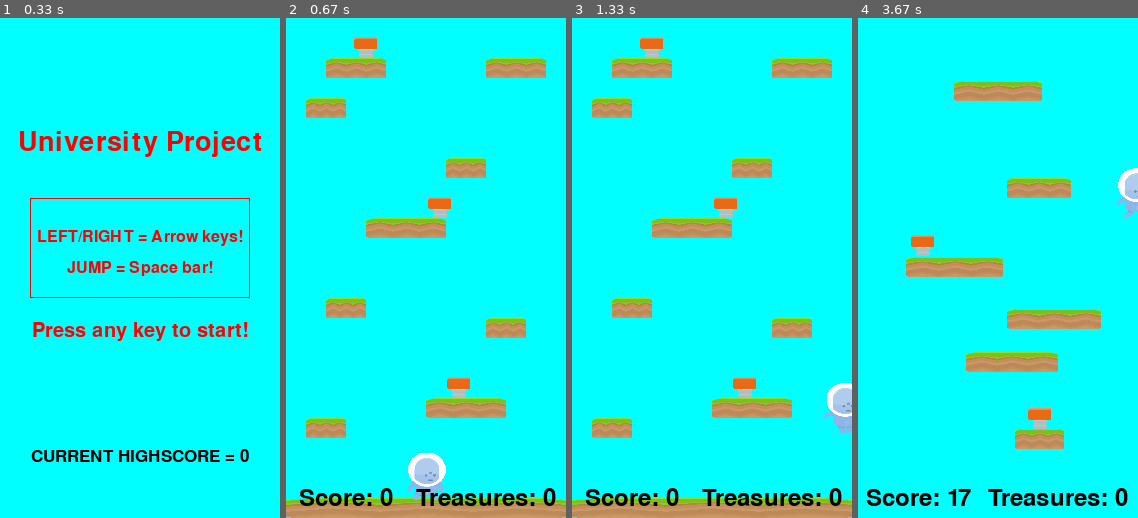
Above: before the commit, frames 1-4 (left to right).
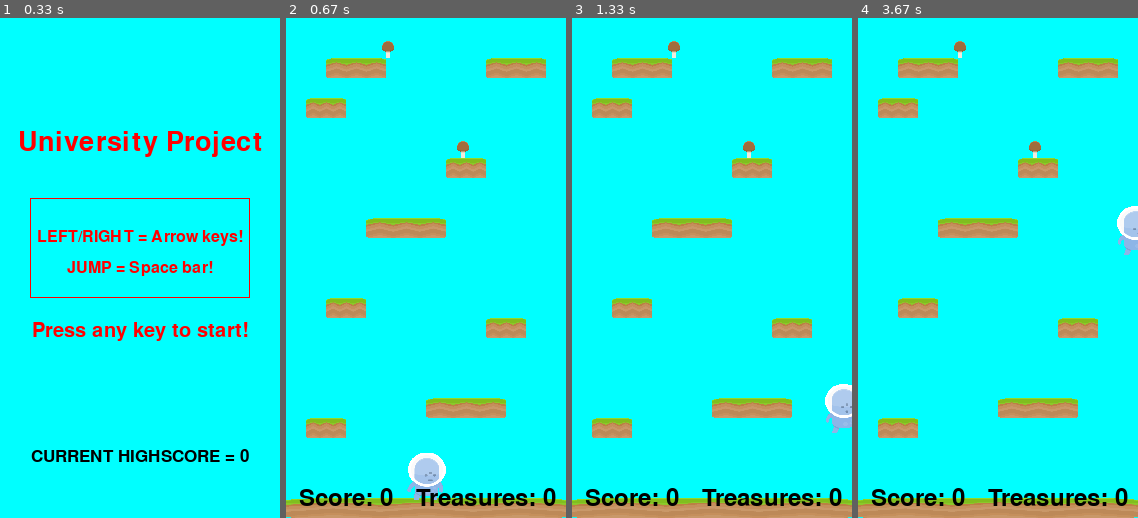
Above: after the commit, the same moments.

Repository: Calum-Johnston/pygame_2d_platformer
Game: pygame game, started from main.py
The game is run twice, just before and just after one commit, with the same random seed, the same clock (stepped at 60 frames per second) and the same inputs.
Inputs:
- Up to frame 1 (0.33 s): no input
- Up to frame 2 (0.67 s): tap Space at 0.33 s
- Up to frame 3 (1.33 s): hold Right 0.67-1.13 s; hold Right from 1.17 s (still down); tap Space at 1.23 s
- Up to frame 4 (3.67 s): tap Space at 1.53, 1.73, 2.03, 2.63, 2.93, 3.07, 3.37 s; release Right at 1.63 s; hold Left 1.67-2.2 s; hold Left 2.57-2.97 s; hold Right 3-3.63 s

Frame 1 is identical in both runs. In frame 2, 1.0% of the frame differs, in the area x 24-66%, y 3-76%; in frame 3, 1.3%; in frame 4, 19%, in the area x 0-100%, y 4-100%.

Commit message:
Successfully added in invincibility upgrade!

Diff:
--- a/main.py
+++ b/main.py
@@ -165,7 +165,12 @@
 
     """ Display everything to the screen for the game. """
     def draw(self):
-        screen.fill(CYAN)
+        # If player is invincible!
+        if(self.player.invincibleTime > 0):
+            screen.fill(RED)
+        else:
+            screen.fill(CYAN)
+
         self.platform_sprites.draw(screen)
         self.item_sprites.draw(screen)
         self.enemy_sprites.draw(screen)
@@ -266,6 +271,8 @@
     def getScore(self):
         return self.score
 
+    def getScreen(self):
+        return screen
 
 class startScreen():
     def __init__(self, highscore):
--- a/settings.py
+++ b/settings.py
@@ -23,8 +23,9 @@
 RANDOM_WIDTH_MAX = 100
 
 # Upgrade Settings
-BOOST_SPAWN_CHANCE = 5
+BOOST_SPAWN_CHANCE = 100
 BOOST_POWER = -50
+INVINCIBLE_SPAWN_CHANCE = 4
 
 # SpriteSheet settings
 PLAYER_SPRITESHEET = "spritesheet_players.png"
--- a/sprites.py
+++ b/sprites.py
@@ -2,6 +2,8 @@
 from settings import *
 import random as rd
 from math import hypot
+from PIL import Image # (pip install Pillow)
+import PIL.ImageOps
 vec = pygame.math.Vector2
 
 ''' PLAYER SPRITE '''
@@ -27,6 +29,7 @@
 
         # Define power up variables (used for powerups)
         self.boostPowerUp = False
+        self.invincibleTime = 0
 
         # Define the image size, color, etc
         self.image = self.idle_frames[0]
@@ -42,6 +45,9 @@
         self.position = vec(self.rect.midbottom)
         self.velocity = vec(0, 0)
         self.acceleration = vec(0, 0)
+
+        # Define a default direction
+        self.direction = "R"
 
     def update(self):
 
@@ -88,6 +94,10 @@
 
         # Update the tick count
         self.tickCount += 1
+
+        if(self.invincibleTime > 0):
+            self.invincibleTime -= 1
+
 
     def checkCollisions(self):
         #Check for PLATFORM collision
@@ -105,13 +115,13 @@
                     self.boostPowerUp = False
 
         # Check for ENEMY Collision
-        if(not self.boostPowerUp):
+        if(not self.boostPowerUp and self.invincibleTime == 0):
             collision = pygame.sprite.spritecollide(self, self.game.enemy_sprites, False, pygame.sprite.collide_mask)
             if(collision):
                 self.game.gameinstance = False
 
         # Check for PROJECTILE Collision
-        if(not self.boostPowerUp):
+        if(not self.boostPowerUp and self.invincibleTime == 0):
             collision = pygame.sprite.spritecollide(self, self.game.projectile_sprites, False, pygame.sprite.collide_mask)
             if(collision):
                 self.game.gameinstance = False
@@ -125,8 +135,14 @@
                         item.update_Captured()
                         self.game.flags_captured += 1
                 elif(item.type == "boost"):
-                    self.velocity.y = BOOST_POWER
-                    self.boostPowerUp = True
+                    if(item.used == False):
+                        self.velocity.y = BOOST_POWER
+                        self.boostPowerUp = True
+                        item.isUsed()
+                elif(item.type == "invincible"):
+                    if(item.used == False):
+                        self.invincibleTime = FPS * 5
+                        item.isUsed()
 
     def jump(self):
         # Checks whether a player is standing on an object
@@ -141,39 +157,37 @@
 
     def animate(self):
         self.updateStates()
+
+        # Updates image (in order of priority)
         if(self.crouching):
-            if(self.tickCount > 15):
-                self.tickCount = 0
-                self.currentImage = (self.currentImage + 1) % len(self.crouching_frames)
-                self.image = self.crouching_frames[self.currentImage]
-                currentX, currentY = self.rect.midbottom
-                self.rect = self.image.get_rect()
-                self.rect.midbottom = (currentX, currentY)
-        if(self.idle):
-            if(self.tickCount > 30):
+            self.tickCount = 0
+            self.currentImage = (self.currentImage + 1) % len(self.crouching_frames)
+            self.image = self.crouching_frames[self.currentImage]
+        elif(self.idle):
+            if(self.tickCount > FPS / 2):
                 self.tickCount = 0
                 self.currentImage = (self.currentImage + 1) % len(self.idle_frames)
                 self.image = self.idle_frames[self.currentImage]
-                currentX, currentY = self.rect.midbottom
-                self.rect = self.image.get_rect()
-                self.rect.midbottom = (currentX, currentY)
         elif(self.jumping):
-            if(self.tickCount > 15):
-                self.tickCount = 0
-                self.currentImage = (self.currentImage + 1) % len(self.jumping_frames)
-                self.image = self.jumping_frames[self.currentImage]
-                currentX, currentY = self.rect.midbottom
-                self.rect = self.image.get_rect()
-                self.rect.midbottom = (currentX, currentY)
+            self.tickCount = 0
+            self.currentImage = (self.currentImage + 1) % len(self.jumping_frames_r)
+            if(self.direction == "R"):
+                self.image = self.jumping_frames_r[self.currentImage]
+            else:
+                self.image = self.jumping_frames_l[self.currentImage]
         elif(self.walking):
-            if(self.tickCount > 15):
+            if(self.tickCount > FPS / 4):
                 self.tickCount = 0
                 self.currentImage = (self.currentImage + 1) % len(self.walking_frames_r)
-                if(self.velocity.x > 0): self.image = self.walking_frames_r[self.currentImage]
-                else: self.image = self.walking_frames_l[self.currentImage]
-                currentX, currentY = self.rect.midbottom
-                self.rect = self.image.get_rect()
-                self.rect.midbottom = (currentX, currentY)
+                if(self.velocity.x > 0):
+                    self.image = self.walking_frames_r[self.currentImage]
+                else:
+                    self.image = self.walking_frames_l[self.currentImage]
+
+        # Update image rect and mask
+        currentX, currentY = self.rect.midbottom
+        self.rect = self.image.get_rect()
+        self.rect.midbottom = (currentX, currentY)
         self.mask = pygame.mask.from_surface(self.image)
 
     def updateStates(self):
@@ -190,17 +204,21 @@
             else:
                 self.walking = False
 
-        print("Idle: " , self.idle)
-        print("Walking: " , self.walking)
-        print("Jumping: " , self.jumping)
-        print()
-
+        # Update direction state (doesn't update at 0)
+        # (so hence acts as last direction moved as well)
+        if(self.velocity.x > 0):
+            self.direction = "R"
+        elif(self.velocity.x < 0):
+            self.direction = "L"
+
+        # Jumping state updated elsewhere
 
     def loadImages(self):
         self.idle_frames = []
         self.walking_frames_r = []
         self.walking_frames_l = []
-        self.jumping_frames = []
+        self.jumping_frames_r = []
+        self.jumping_frames_l = []
         self.crouching_frames = []
 
         scaleWidth = WIDTH // 6
@@ -208,6 +226,8 @@
 
         # Update idle frame
         self.idle_frames.append(pygame.transform.scale(self.game.player_spritesheet.getImageAt(768, 0, 128, 256), (scaleWidth, scaleHeight)))
+        self.idle_frames.append(pygame.transform.scale(self.game.player_spritesheet.getImageAt(768, 768, 128, 256), (scaleWidth, scaleHeight)))
+        self.idle_frames.append(pygame.transform.scale(pygame.transform.flip(self.game.player_spritesheet.getImageAt(768, 0, 128, 256), True, False), (scaleWidth, scaleHeight)))
         self.idle_frames.append(pygame.transform.scale(self.game.player_spritesheet.getImageAt(768, 768, 128, 256), (scaleWidth, scaleHeight)))
 
         # Update walking frames
@@ -217,7 +237,8 @@
         self.walking_frames_l.append(pygame.transform.scale(pygame.transform.flip(self.game.player_spritesheet.getImageAt(640, 1024, 128, 256), True, False), (scaleWidth, scaleHeight)))
 
         # Update jumping frames
-        self.jumping_frames.append(pygame.transform.scale(self.game.player_spritesheet.getImageAt(768, 256, 128, 256), (scaleWidth, scaleHeight)))
+        self.jumping_frames_r.append(pygame.transform.scale(self.game.player_spritesheet.getImageAt(768, 256, 128, 256), (scaleWidth, scaleHeight)))
+        self.jumping_frames_l.append(pygame.transform.scale(pygame.transform.flip(self.game.player_spritesheet.getImageAt(768, 256, 128, 256), True, False), (scaleWidth, scaleHeight)))
 
         # Update crouching frames
         self.crouching_frames.append(pygame.transform.scale(self.game.player_spritesheet.getImageAt(768, 1024, 128, 256), (scaleWidth, scaleHeight)))
@@ -259,16 +280,26 @@
             flag = Flag(rd.randrange(self.rect.left, self.rect.right), self.rect.top, self.game)
             self.game.item_sprites.add(flag)
 
-        # Is the platform going to be moving (only if it has no flag?
         self.movingX = False
+        self.movingX_Speed = 0
+
+        # If no flag
         if(not self.place_flag):
-            self.movingX_Speed = rd.choice(self.game.platform_movement_speed)
+
+            # Is the platform going to be moving (only if it has no flag?
             if(rd.randrange(0, self.game.platform_movement_chance) == 0):
+                self.movingX_Speed = rd.choice(self.game.platform_movement_speed)
                 self.movingX = True
 
-        if(not self.place_flag):
+            # Is the platform going to have a boost upgrade
             if(rd.randrange(0, BOOST_SPAWN_CHANCE) == 0):
                 upgrade = Upgrade(rd.randrange(self.rect.left, self.rect.right), self.rect.top, "boost",
+                    self, self.game)
+                self.game.item_sprites.add(upgrade)
+
+            # Is the platform going to have an invincibility upgrade
+            elif(rd.randrange(0, INVINCIBLE_SPAWN_CHANCE) == 0):
+                upgrade = Upgrade(rd.randrange(self.rect.left, self.rect.right), self.rect.top, "invincible",
                     self, self.game)
                 self.game.item_sprites.add(upgrade)
 
@@ -278,8 +309,6 @@
             if(self.rect.right > WIDTH or self.rect.left < 0):
                 self.movingX_Speed= -self.movingX_Speed
             self.rect.x += self.movingX_Speed
-
-
 
     def loadImages(self):
         self.platform_frames = []
@@ -516,14 +545,17 @@
         # Get the game instance (for collision use)
         self.game = game
 
+        # Defines the type of upsgrade
+        self.type = upgrade_Type
+
         # Load in the sprites images
         self.loadImages()
 
-        # Defines the type of upsgrade
-        self.type = upgrade_Type
-
         # Define platform that connects it
         self.plat = plat
+
+        # Define whether it has been used or not
+        self.used = False
 
         # Define moving variables
         self.movingX = self.plat.movingX
@@ -547,10 +579,23 @@
                 self.movingX_Speed= -self.movingX_Speed
             self.rect.x += self.movingX_Speed
 
+    def isUsed(self):
+        self.used = True
+        self.image = self.boost_frames[1]
+        currentX, currentY = self.rect.midbottom
+        self.rect = self.image.get_rect()
+        self.rect.midbottom = (currentX, currentY)
+        self.mask = pygame.mask.from_surface(self.image)
+
     def loadImages(self):
         self.boost_frames = []
 
         scaleWidth = WIDTH // 12
         scaleHeight = HEIGHT // 12
 
-        self.boost_frames.append(pygame.transform.scale(self.game.tiles_spritesheet.getImageAt(128, 1792, 128, 128), (scaleWidth, scaleHeight)))
+        if(self.type == "boost"):
+            self.boost_frames.append(pygame.transform.scale(self.game.tiles_spritesheet.getImageAt(128, 1792, 128, 128), (scaleWidth, scaleHeight)))
+            self.boost_frames.append(pygame.transform.scale(self.game.tiles_spritesheet.getImageAt(128, 1664, 128, 128), (scaleWidth, scaleHeight)))
+        elif(self.type == "invincible"):
+            self.boost_frames.append(pygame.transform.scale(self.game.tiles_spritesheet.getImageAt(256, 1024, 128, 128), (scaleWidth, scaleHeight)))
+            self.boost_frames.append(pygame.transform.scale(self.game.tiles_spritesheet.getImageAt(512, 1024, 128, 128), (scaleWidth, scaleHeight)))
